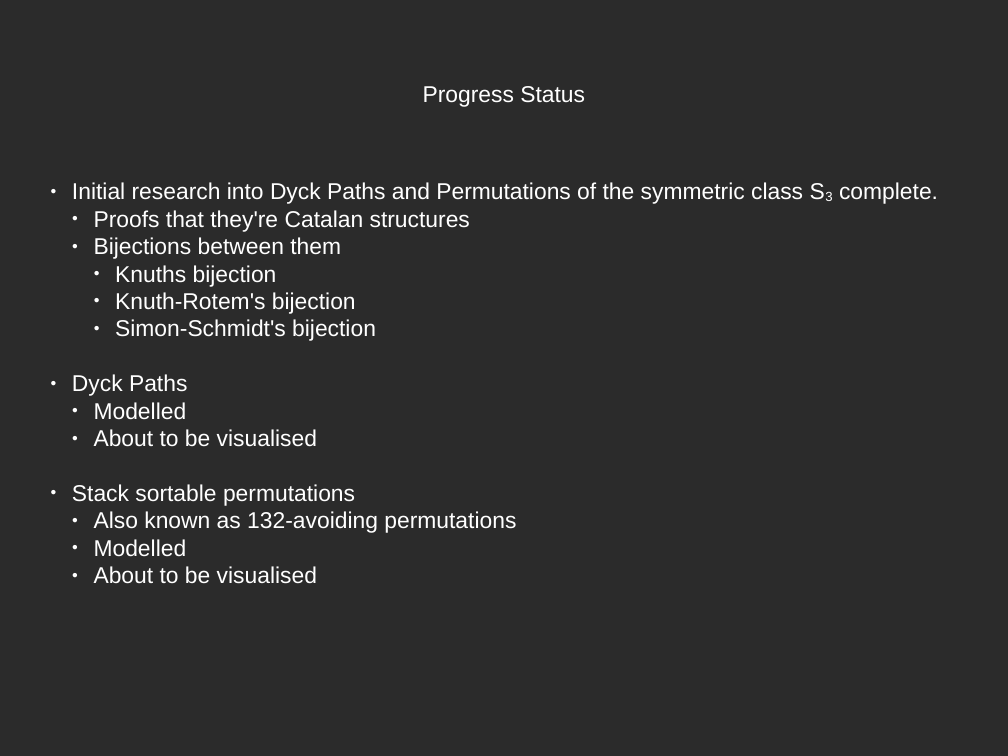
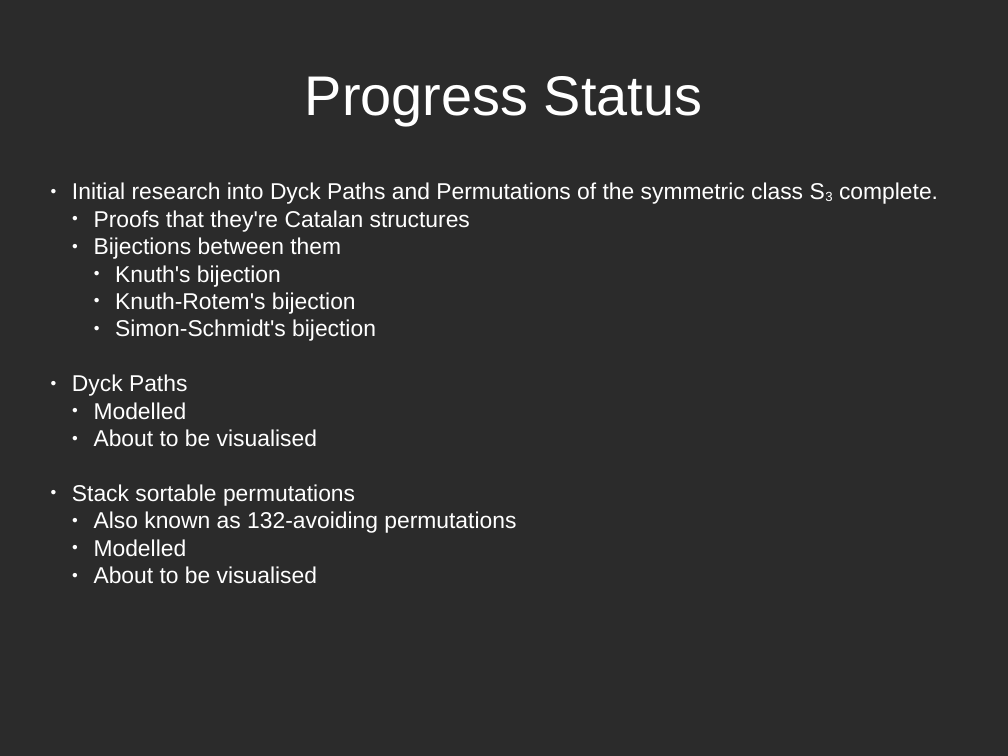
Before and after one commit to patons02/catalan-structures, a slide deck: slide 6 of posterPresentation/posterPresentation.odp. Drawn at 1008x756 pixels with LibreOffice and Linux fonts; fonts in the diff are those of the drawing; background and template pictures are left out; a plain dark background stands for a picture behind light text. Boxes give left, top, right and bottom in pixels: in the first picture for what was removed or moved away, otherwise in the second. Text is boxed around its words. In the diff, an @@ line names an element or a change of style, - is before the commit and + after.

```diff
--- a/posterPresentation/posterPresentation.odp
+++ b/posterPresentation/posterPresentation.odp
@@ text "Progress Status" at [305,76,702,125]: size 18 to 44 pt @@
@@ text at [115,265,281,287]: text changed @@
-    ● Knuths bijection
+    ● Knuth's bijection
```
Also in this commit, not shown: 8 other slides changed, 1 slide added, 1 other file.
